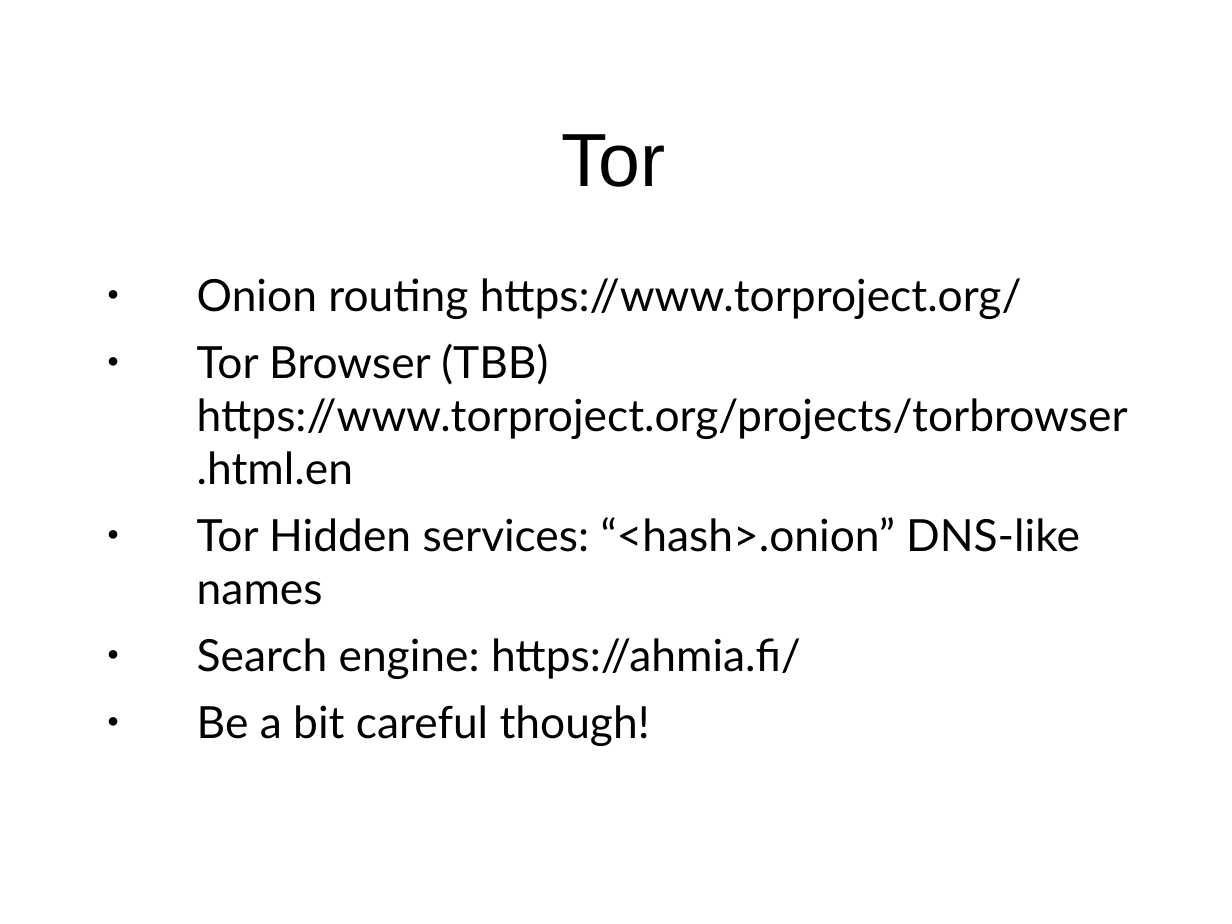
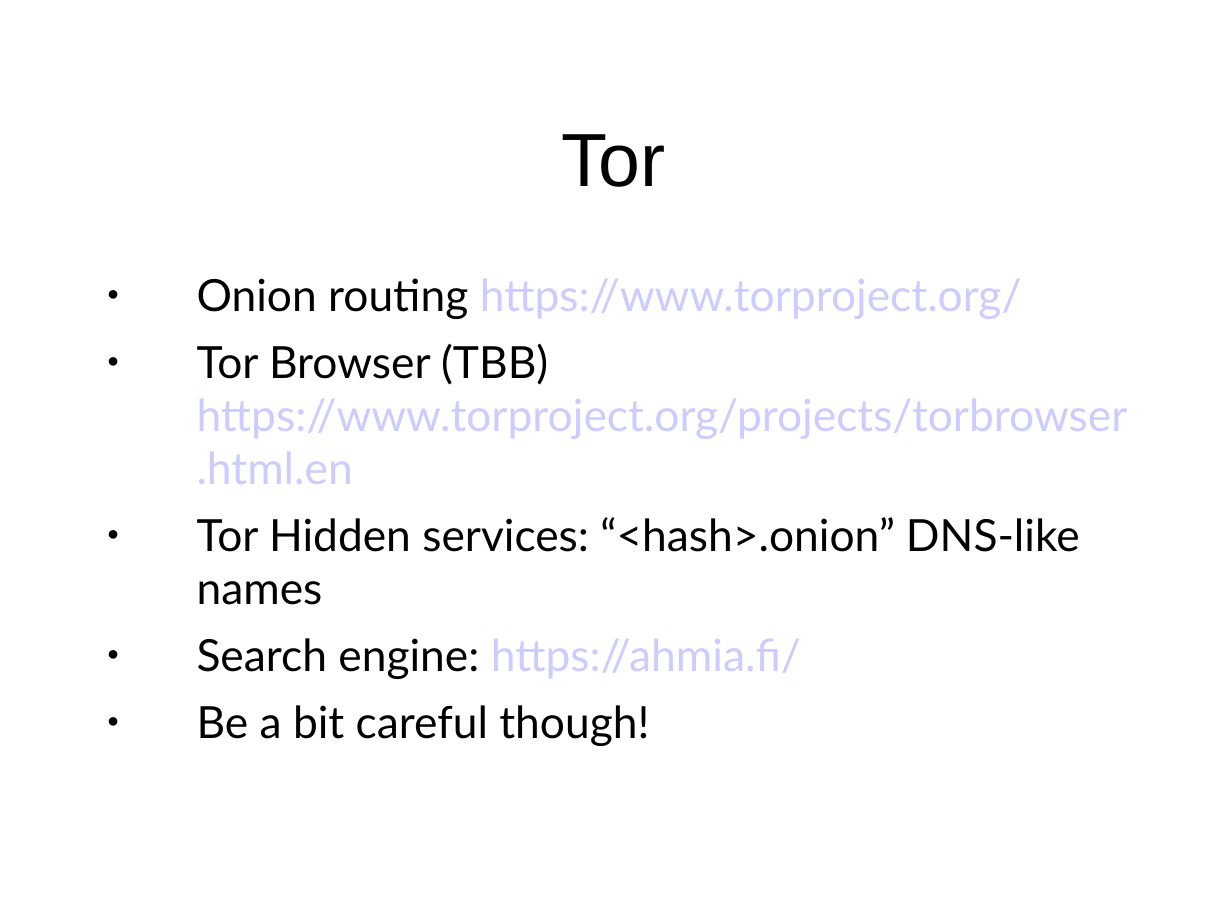
Before and after one commit to sftcd/cs7053, a slide deck: slide 48 of 2016lectures/02-concepts.ppt (slide 47 before the commit). Drawn at 1232x924 pixels with LibreOffice and Linux fonts; fonts in the diff are those of the drawing. Boxes give left, top, right and bottom in pixels: in the first picture for what was removed or moved away, otherwise in the second. Text is boxed around its words. In the diff, an @@ line names an element or a change of style, - is before the commit and + after.

```diff
--- a/2016lectures/02-concepts.ppt
+++ b/2016lectures/02-concepts.ppt
@@ text "Onion routing https://www.torproject.org/" at bbox=[197, 278, 1128, 746]: text colour #000000 to #CCCCFF in "https://www.torproject.org/", "https://www.torproject.org/projects/torbrowser.html.en", "https://ahmia.fi/" @@
```
Also in this commit, not shown: 15 other slides changed, 2 slides added, 1 slide removed, 2 other files.
